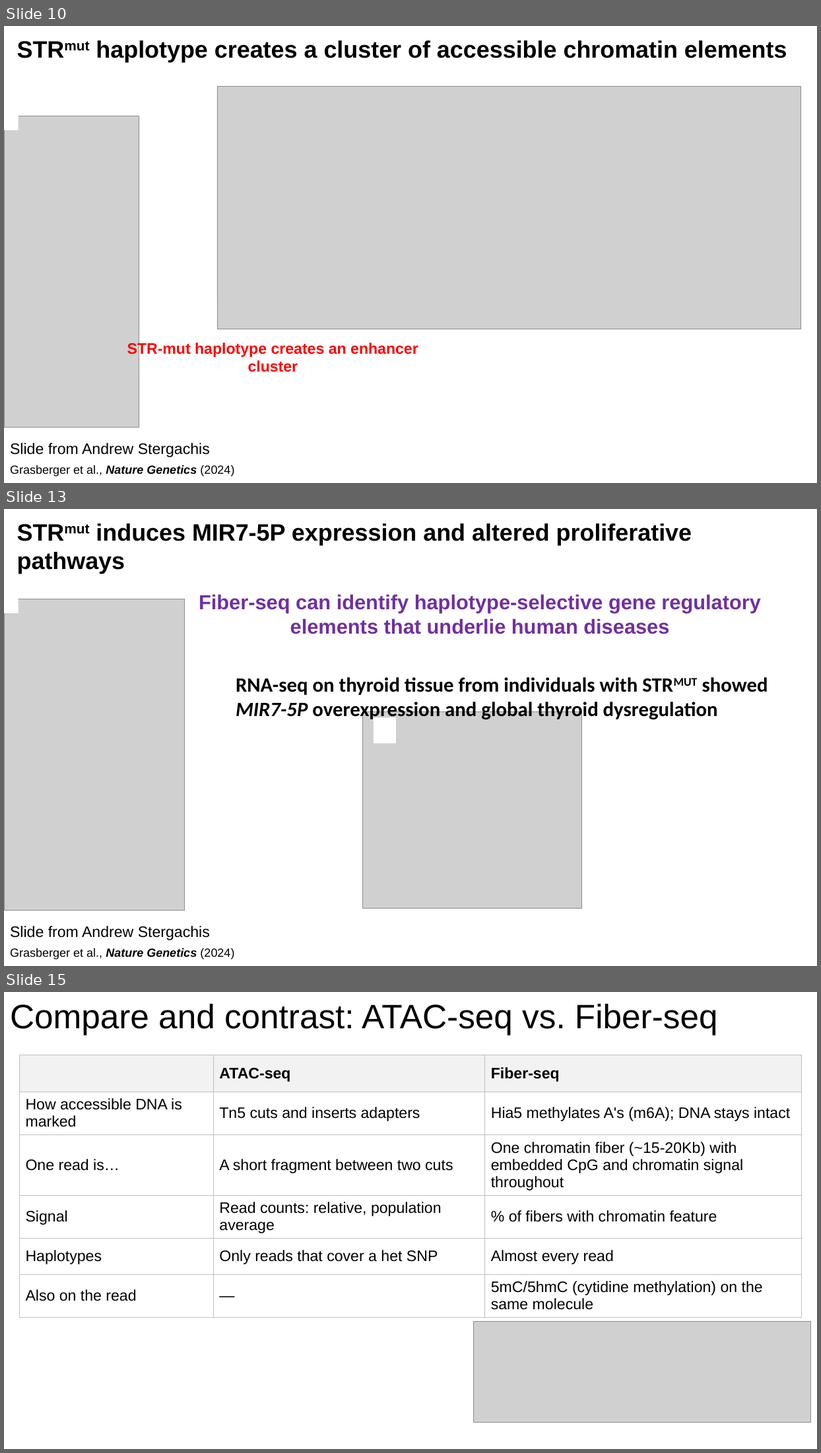
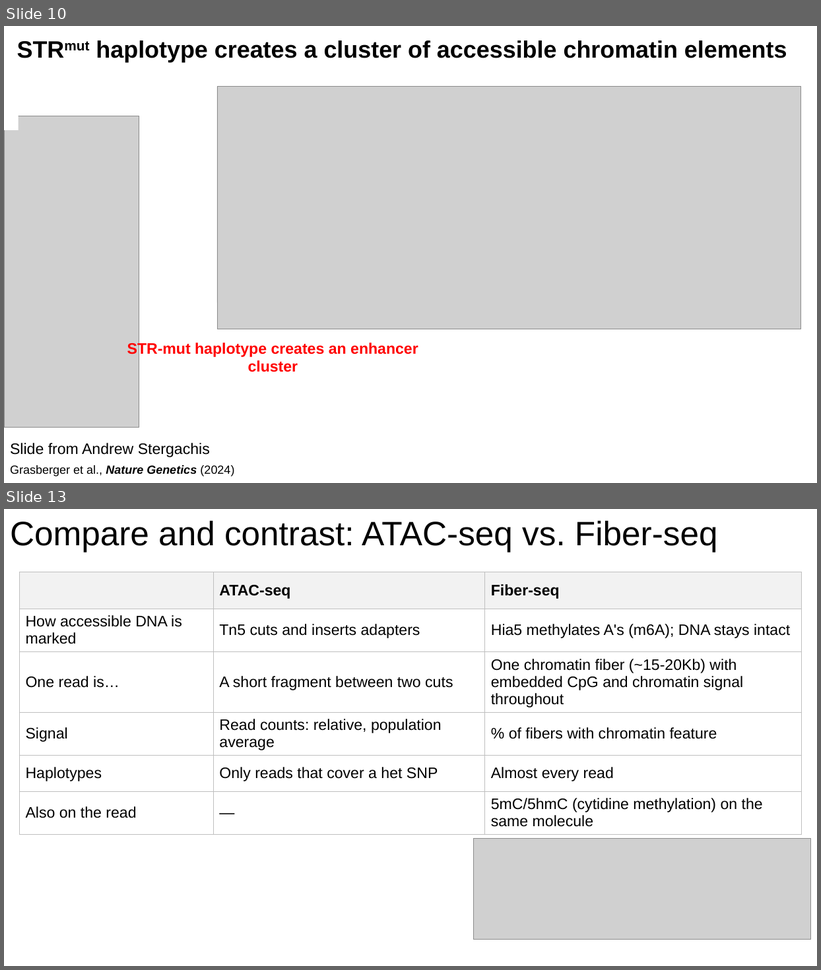
Before and after one commit to christylaflamme/fiber-seq-workshop, a slide deck: slides/LaFlamme_fiber-seq_CSHL_workshop_slide_deck.pptx. Shown one above the other, each under a label of ours: slides 10, 13 and 15 before the commit, slides 10 and 13 after it; the slides between them are not shown. The pictures are 821x1453 and 821x970 pixels, drawn with LibreOffice and Linux fonts; fonts in the diff are those of the drawing; grey boxes stand for pictures. Boxes give left, top, right and bottom in pixels: in the first picture for what was removed or moved away, otherwise in the second. Text is boxed around its words. In the diff, an @@ line names an element or a change of style, - is before the commit and + after.

```diff
--- a/slides/LaFlamme_fiber-seq_CSHL_workshop_slide_deck.pptx
+++ b/slides/LaFlamme_fiber-seq_CSHL_workshop_slide_deck.pptx
@@ slide 13 removed at [4, 509, 817, 966], background #FFFFFF @@
@@ text removed at [17, 524, 692, 574] @@
-STRmut induces MIR7-5P expression and altered proliferative pathways
@@ picture removed at [4, 599, 141, 910] @@
@@ picture removed at [4, 599, 185, 910] @@
@@ rectangle removed at [4, 599, 18, 613] @@
@@ text removed at [199, 594, 761, 634] @@
-Fiber-seq can identify haplotype-selective gene regulatory elements that underlie human diseases
@@ text removed at [236, 677, 768, 722] @@
-RNA-seq on thyroid tissue from individuals with STRMUT showed MIR7-5P overexpression and global thyroid dysregulation
@@ picture removed at [363, 712, 582, 908] @@
@@ rectangle removed at [374, 718, 396, 744] @@
@@ text removed at [10, 926, 210, 941] @@
-Slide from Andrew Stergachis
@@ text removed at [10, 949, 234, 960] @@
-Grasberger et al., Nature Genetics (2024)
@@ what was slide 15 is now slide 13 @@
```
Also in this commit, not shown: 2 slides changed, 1 other slide removed, 1 other file.
